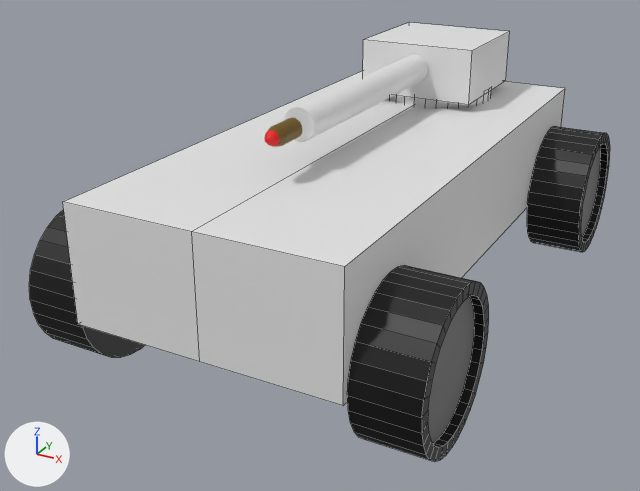
What one commit did to the FBX model Assets/Units/Rover/Rover.fbx.
Before and after are seen from a 50 mm camera at (5.89, -14.14, 6.85) aimed at (-0.47, -2.58, 1.07). The lights are fixed; the arrows at lower left show +X, +Y and +Z. Mesh edges are drawn as thin lines on the coarser meshes. Where no turn or scale is listed for an object, it has been applied to the vertices.

The first picture shows 'BL', 'Barrel', 'Bullet', 'Cap', 'FL', 'FR', 'Hull'.
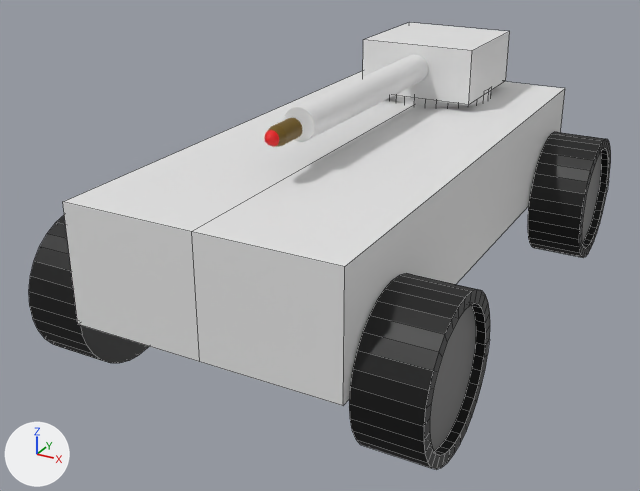
Commit message: Updated rover modle

Location of each change, [x1, y1, x2, y2] in pixels of the pictures (640 x 491 px; the box of a moved part takes in the faces that stretch with it):
'FL', reshaped, moved, turned: before [347, 265, 489, 462]; after [349, 273, 490, 469]
'BL', reshaped, moved, turned: before [527, 126, 610, 252]; after [528, 132, 611, 257]
'FR', moved, turned: before [29, 210, 145, 358]; after [29, 215, 149, 363]
part 1 of me_cylinder_019, moved or reshaped: before [29, 126, 610, 462]; after [29, 215, 149, 363]

What the commit changed:
me_cylinder_019 has 128 vertices, 98 faces and spans x -110.0..110.0, y -56.0..36.0, z -110.0..110.0.
me_cylinder_019 is used by ob_fl; parent ob_wheels; location (-237.0, -86.14, -282.5); rotation (0.0, 0.0, -1.571), in degrees (0, 0, -90).
me_cylinder_019 part 1: the whole mesh is turned 90 degrees about the z axis through its middle.
Mesh me_cylinder_005 is new.
It has 128 vertices, 98 faces and spans x -46.0..46.0, y -120.0..100.0, z -110.0..110.0.
Faces by material slot: [97, 1].
It uses material mat_tire (black #000000).
It uses material mat_rim (dark grey #6c6c6c).
Object 'FL' (ob_fl) now shows me_cylinder_005 instead of me_cylinder_019.
Object 'FL' (ob_fl) turns from (0, 0, -90) to (0, 0, 0) degrees about x, y and z.
Object 'FL' (ob_fl) moves from (-237.0, -86.14, -282.5) to (-250.0, -86.14, -282.5).
Object 'FR' (ob_fr) turns from (0, 0, 90) to (0, 0, 0) degrees about x, y and z.
Object 'FR' (ob_fr) moves from (237.0, -86.14, -282.5) to (250.0, -86.14, -282.5).
Object 'BL' (ob_bl) now shows me_cylinder_005 instead of me_cylinder_019.
Object 'BL' (ob_bl) turns from (0, 0, -90) to (0, 0, 0) degrees about x, y and z.
Object 'BL' (ob_bl) moves from (-237.0, -86.14, 416.3) to (-250.0, -86.14, 416.3).
